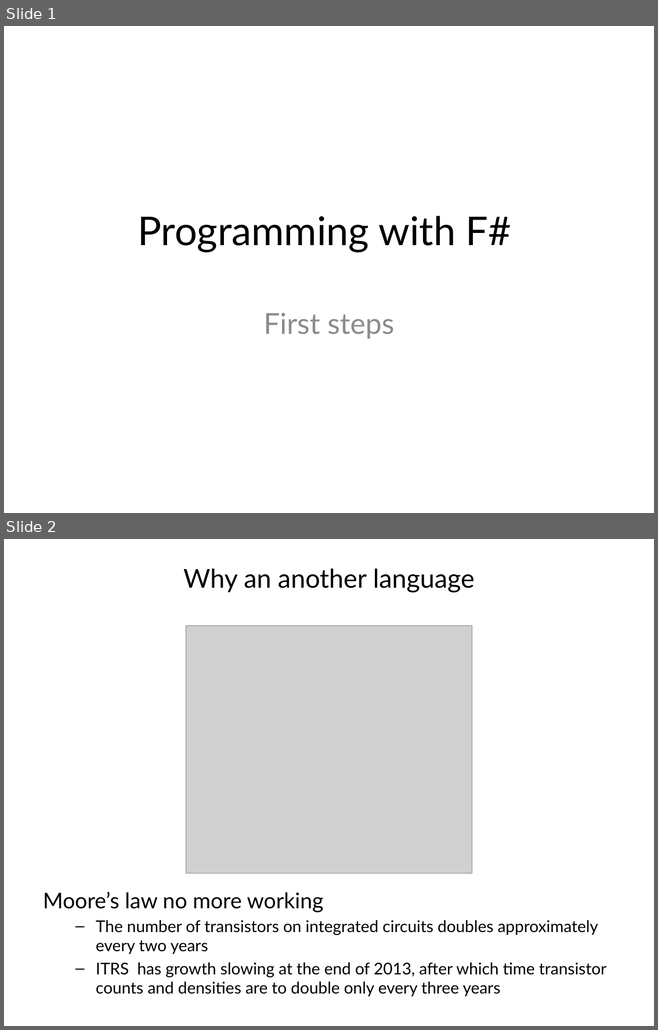
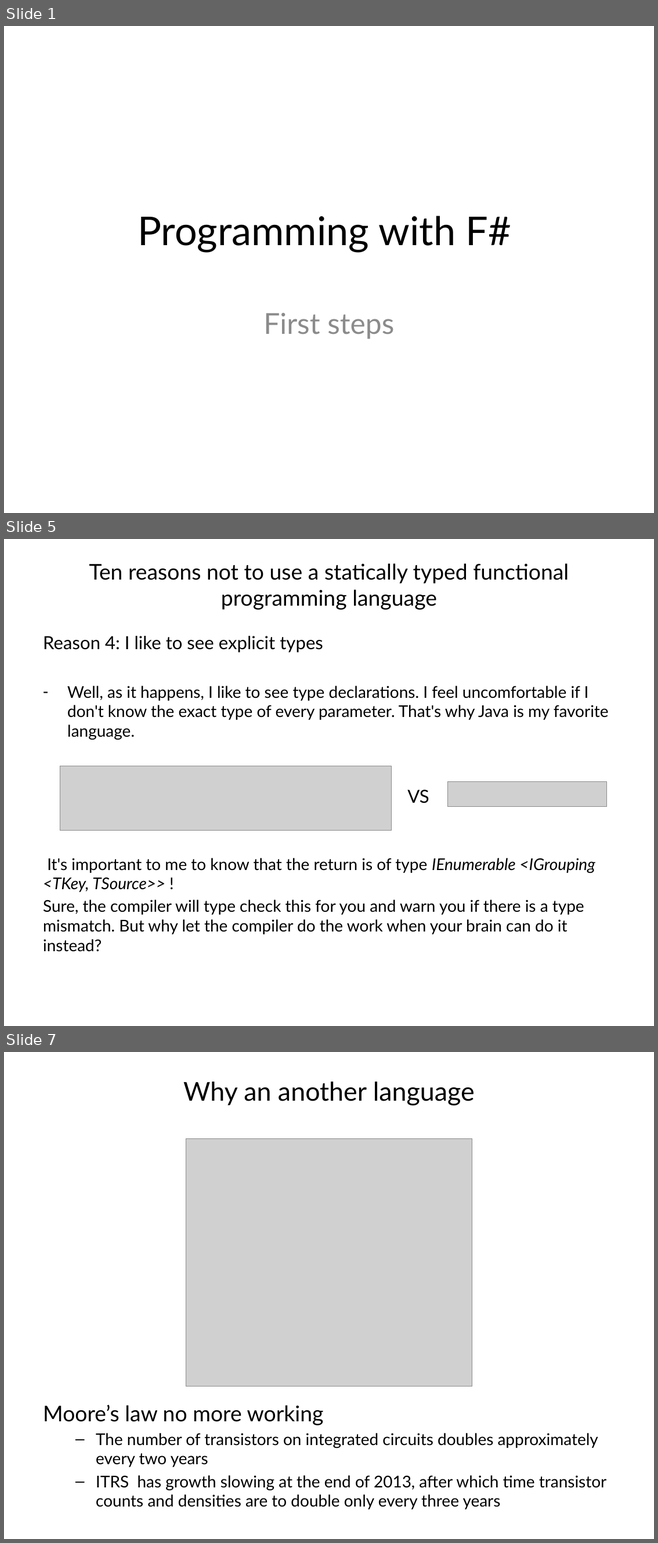
Before and after one commit to vba/presentations, a slide deck: fsharp/part1/presentation.pptx. Shown one above the other, each under a label of ours: slides 1 and 2 before the commit, slides 1, 5 and 7 after it; the slides between them are not shown. The pictures are 658x1030 and 658x1543 pixels, drawn with LibreOffice and Linux fonts; fonts in the diff are those of the drawing; grey boxes stand for pictures. Boxes give left, top, right and bottom in pixels: in the first picture for what was removed or moved away, otherwise in the second. Text is boxed around its words. In the diff, an @@ line names an element or a change of style, - is before the commit and + after.

Commit message:
[fsharp] Starto to add ten reasons to the pptx

```diff
--- a/fsharp/part1/presentation.pptx
+++ b/fsharp/part1/presentation.pptx
@@ slide 5 added at [4, 539, 654, 1026], background #FFFFFF @@
@@ title added at [89, 563, 568, 610], 24 pt, text #000000 @@
+Ten reasons not to use a statically typed functional programming language
@@ text added at [43, 636, 608, 740], 18 pt, text #000000 @@
+Reason 4: I like to see explicit types
+– Well, as it happens, I like to see type declarations. I feel uncomfortable if I don't know the exact type of every parameter. That's why Java is my favorite language.
@@ picture added at [60, 766, 391, 830] @@
@@ picture added at [448, 782, 607, 808] @@
@@ text added at [407, 790, 429, 803], 20 pt, text #000000 @@
+VS
@@ text added at [43, 858, 595, 952], 18 pt, text #000000 @@
+It's important to me to know that the return is of type IEnumerable <IGrouping <TKey, TSource>> !
+Sure, the compiler will type check this for you and warn you if there is a type mismatch. But why let the compiler do the work when your brain can do it instead?
@@ what was slide 2 is now slide 7 @@
```
Also in this commit, not shown: 2 slides changed, 5 other slides added, 1 slide removed, 1 other file.
